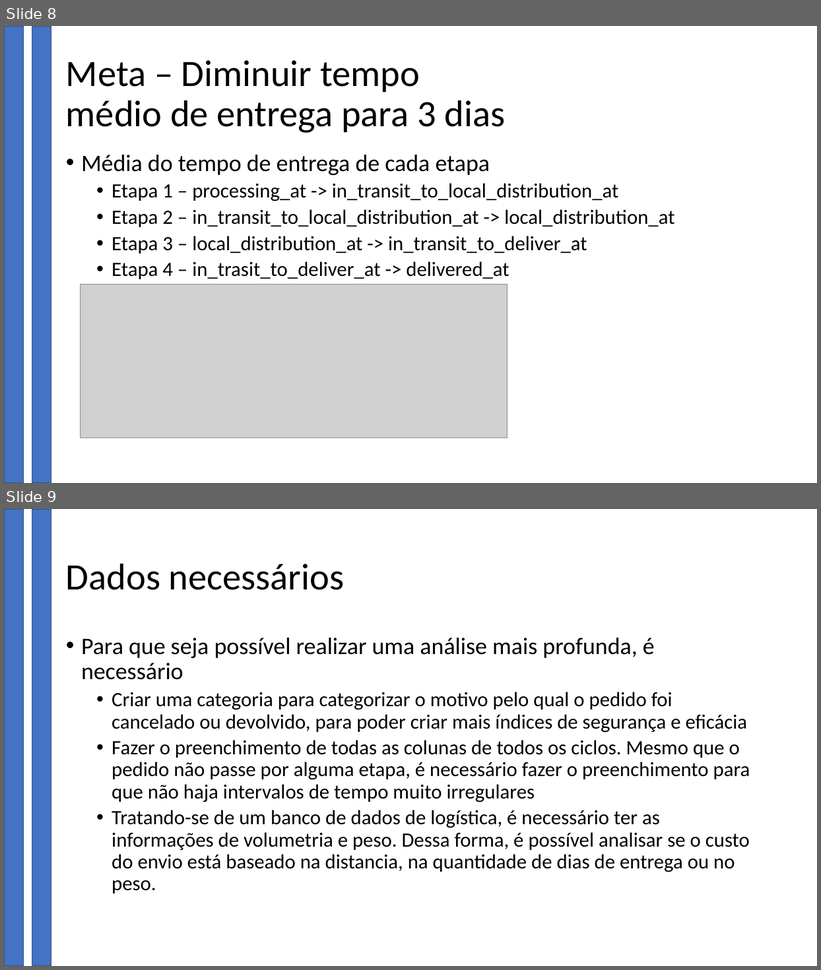
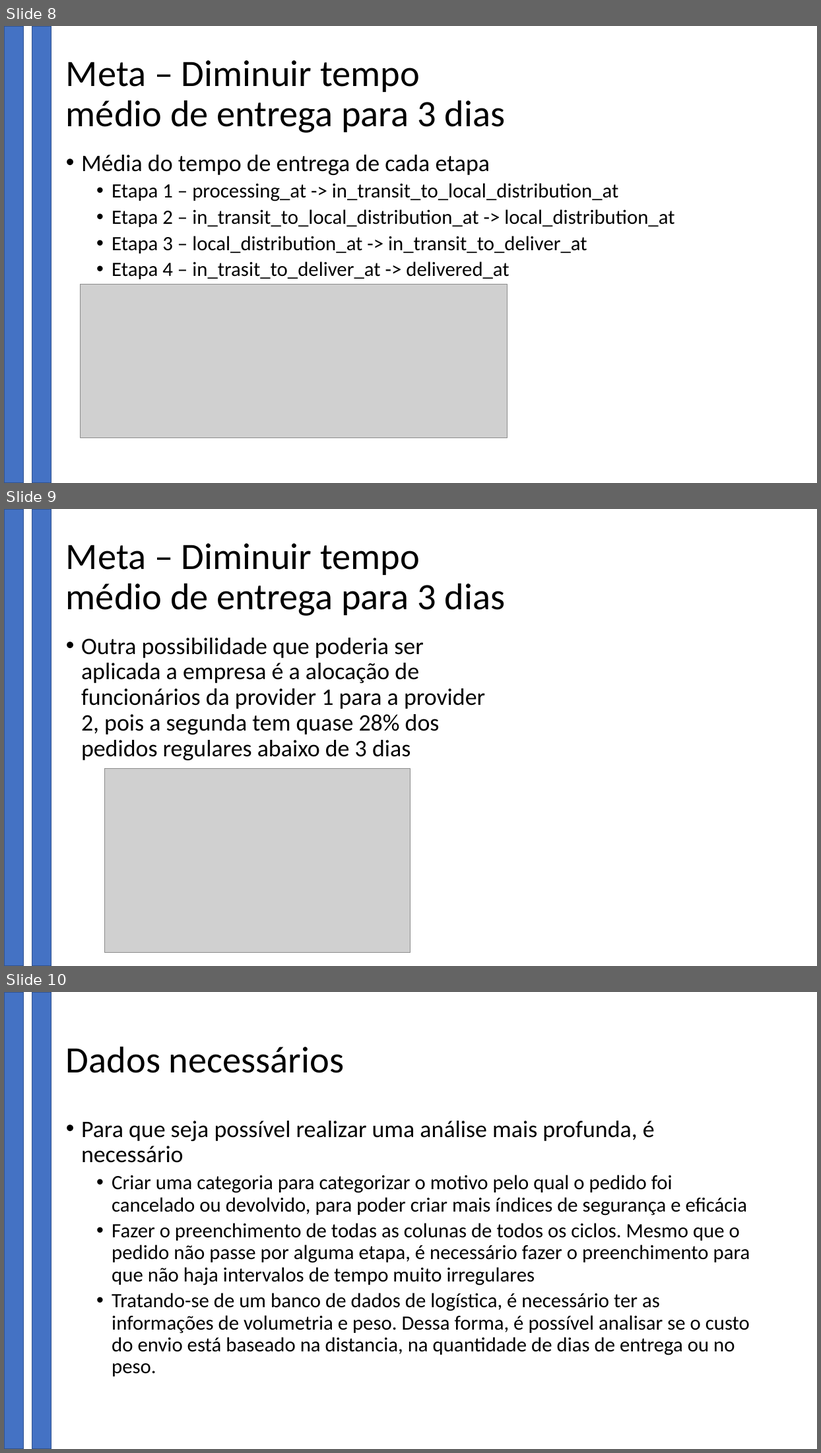
Before and after one commit to b4h14/Logistics-test, a slide deck: Apresentacao.pptx. Shown one above the other, each under a label of ours: slides 8 and 9 before the commit, slides 8, 9 and 10 after it. The pictures are 821x970 and 821x1453 pixels, drawn with LibreOffice and Linux fonts; fonts in the diff are those of the drawing; grey boxes stand for pictures; background and template pictures are left out. Boxes give left, top, right and bottom in pixels: in the first picture for what was removed or moved away, otherwise in the second. Text is boxed around its words. In the diff, an @@ line names an element or a change of style, - is before the commit and + after.

```diff
--- a/Apresentacao.pptx
+++ b/Apresentacao.pptx
@@ slide 9 added at [4,509,817,966], background #FFFFFF; not listed: 2 template elements that a slide beside it also shows @@
@@ title added at [66,543,505,616], 44 pt, text #000000 @@
+Meta – Diminuir tempo médio de entrega para 3 dias
@@ text added at [81,638,485,760], 28 pt, text #000000 @@
+• Outra possibilidade que poderia ser aplicada a empresa é a alocação de funcionários da provider 1 para a provider 2, pois a segunda tem quase 28% dos pedidos regulares abaixo de 3 dias
@@ picture added at [104,769,411,953] @@
@@ what was slide 9 is now slide 10 @@
```
Also in this commit, not shown: 2 slides changed, 1 other slide added, 1 slide removed, 1 other file.
